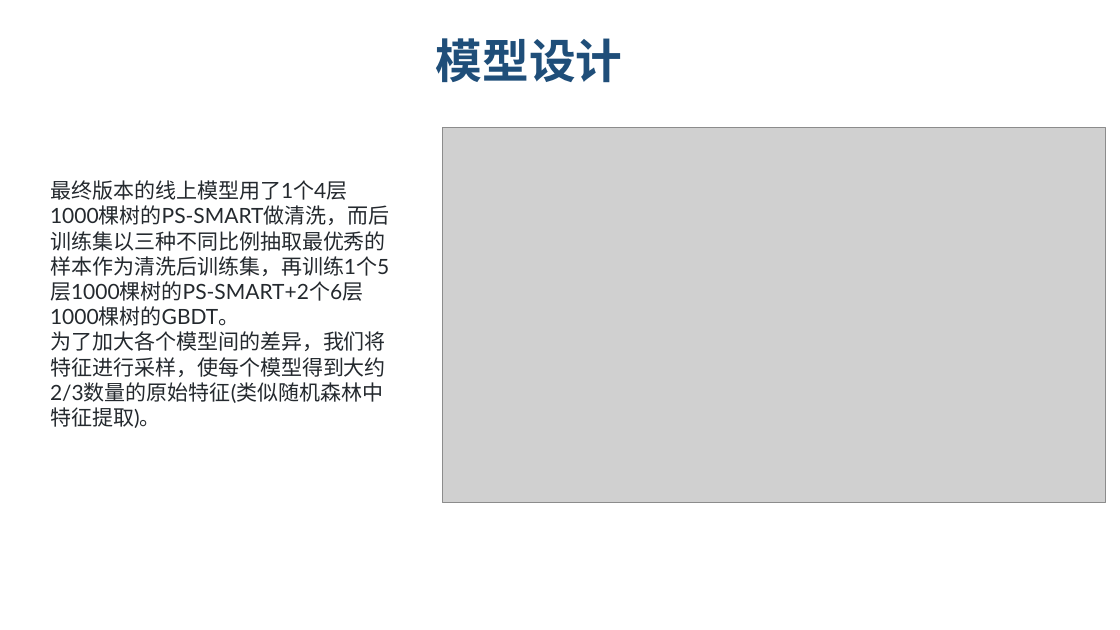
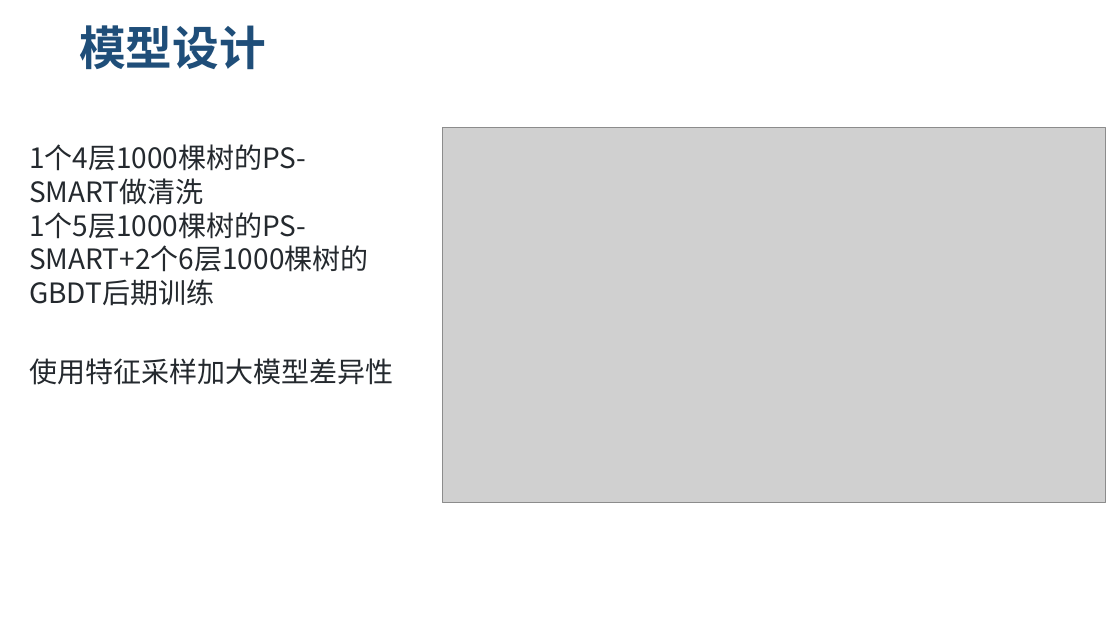
Before and after one commit to lvniqi/tianchi_power, a slide deck: slide 23 of presentation.pptx (slide 19 before the commit). Drawn at 1120x630 pixels with LibreOffice and Linux fonts; fonts in the diff are those of the drawing; grey boxes stand for pictures; background and template pictures are left out. Boxes give left, top, right and bottom in pixels: in the first picture for what was removed or moved away, otherwise in the second. Text is boxed around its words. In the diff, an @@ line names an element or a change of style, - is before the commit and + after.

```diff
--- a/presentation.pptx
+++ b/presentation.pptx
@@ text "模型设计": place and size @@
-text "模型设计" at (436, 38, 623, 83)
+text "模型设计" at (79, 25, 266, 70)
@@ text "模型设计" at (79, 25, 266, 70): line spacing 1 to 0.9; vertical alignment top to middle @@
@@ text at (29, 144, 368, 272): text changed; size 18 to 24 pt; font Lato to Noto Sans CJK SC @@
-最终版本的线上模型用了1个4层1000棵树的PS-SMART做清洗，而后训练集以三种不同比例抽取最优秀的样本作为清洗后训练集，再训练1个5层1000棵树的PS-SMART+2个6层1000棵树的GBDT。
-为了加大各个模型间的差异，我们将特征进行采样，使每个模型得到大约2/3数量的原始特征(类似随机森林中特征提取)。
+1个4层1000棵树的PS-SMART做清洗
+1个5层1000棵树的PS-SMART+2个6层1000棵树的GBDT后期训练
@@ text added at (29, 358, 393, 385), 24 pt, text #24292E @@
+使用特征采样加大模型差异性
```
Also in this commit, not shown: 21 other slides changed, 5 slides added.
